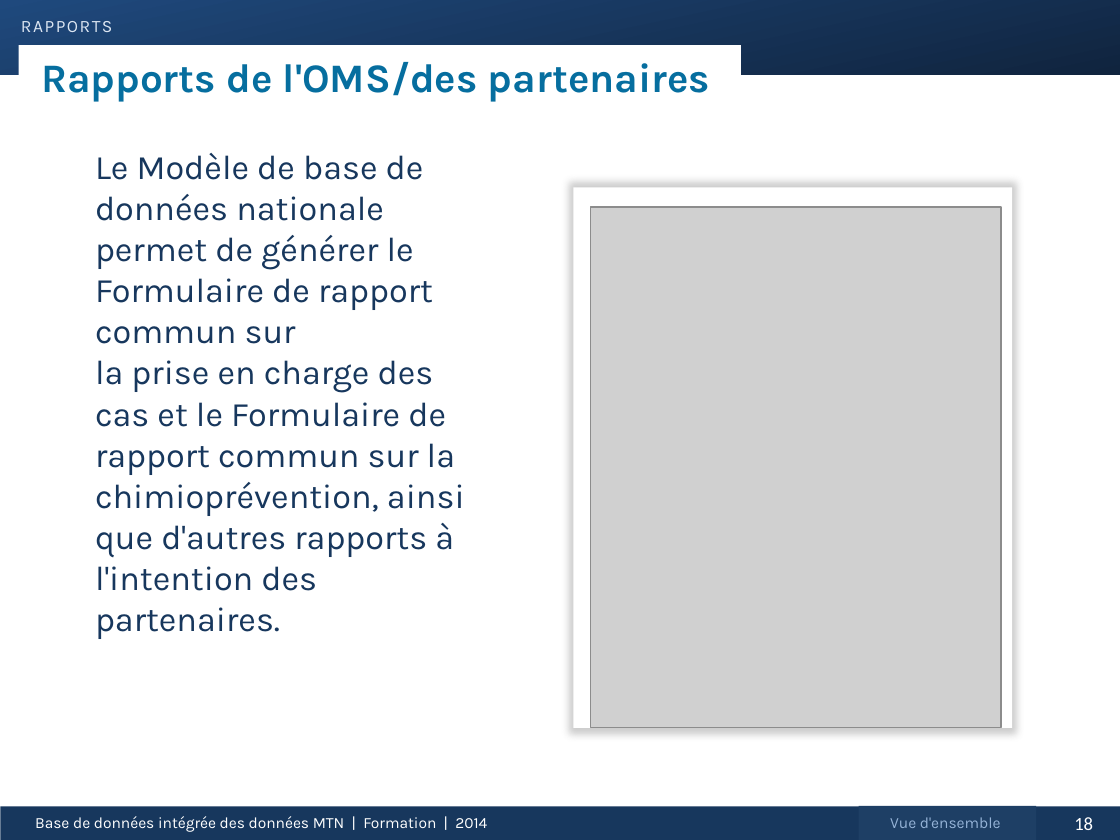
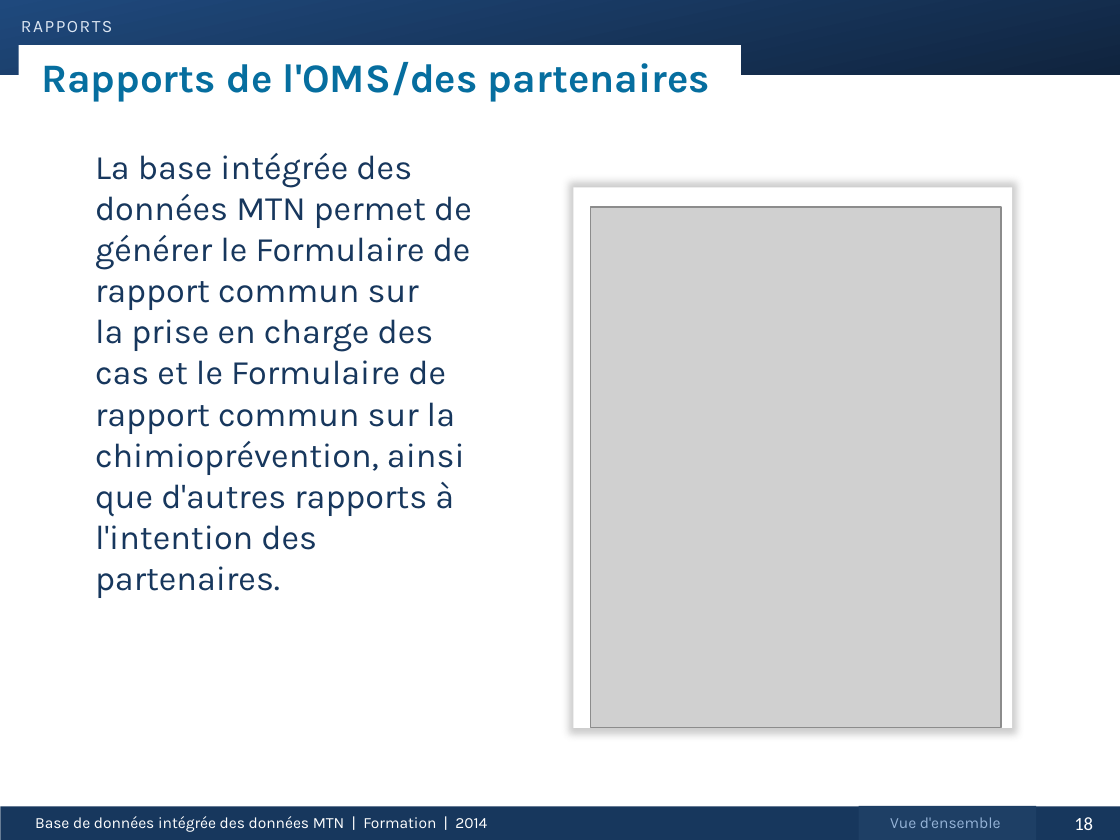
Before and after one commit to ericjohnolson/NadaNtd, a slide deck: slide 18 of Nada.UI/View/Help/TrainingPPT_080814_French.pptx. Drawn at 1120x840 pixels with LibreOffice and Linux fonts; fonts in the diff are those of the drawing; grey boxes stand for pictures. Boxes give left, top, right and bottom in pixels: in the first picture for what was removed or moved away, otherwise in the second. Text is boxed around its words. In the diff, an @@ line names an element or a change of style, - is before the commit and + after.

```diff
--- a/Nada.UI/View/Help/TrainingPPT_080814_French.pptx
+++ b/Nada.UI/View/Help/TrainingPPT_080814_French.pptx
@@ text at [95,153,472,598]: text changed @@
-  Le Modèle de base de données nationale permet de générer le Formulaire de rapport commun sur
-  la prise en charge des
-  cas et le Formulaire de
-  rapport commun sur la chimioprévention, ainsi que d'autres rapports à l'intention des partenaires.
+  La base intégrée des données MTN permet de générer le Formulaire de rapport commun sur
+  la prise en charge des
+  cas et le Formulaire de
+  rapport commun sur la chimioprévention, ainsi que d'autres rapports à l'intention des partenaires.
```
Also in this commit, not shown: 61 other slides changed.
